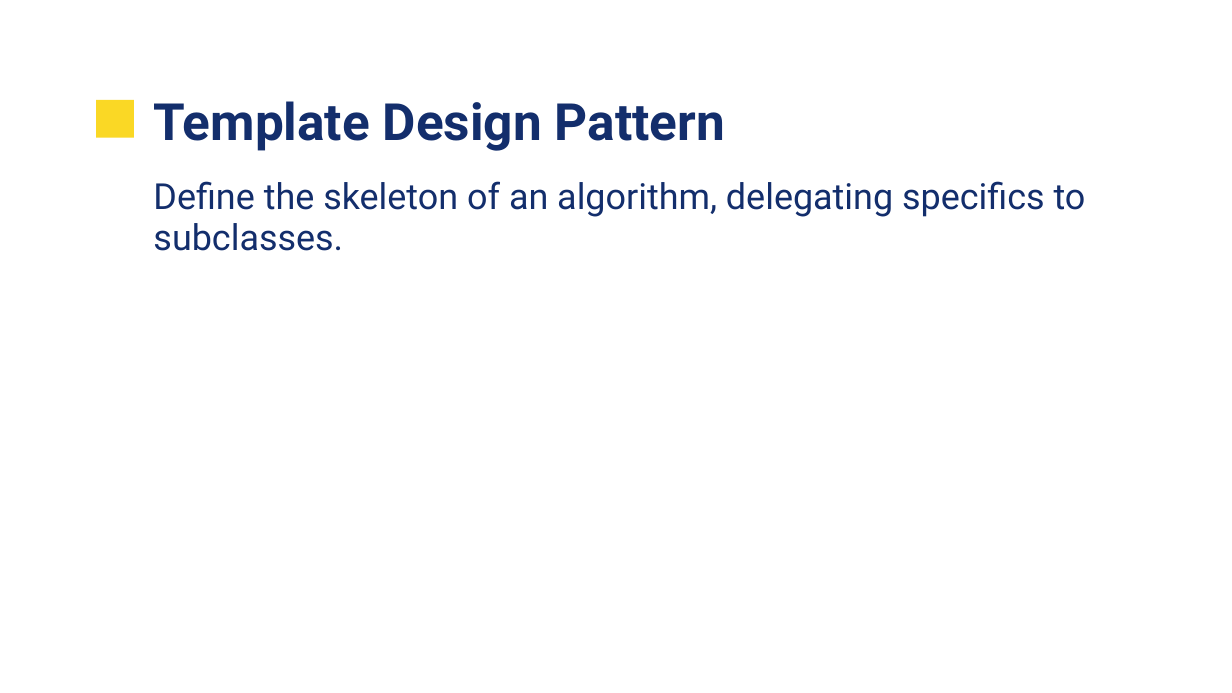
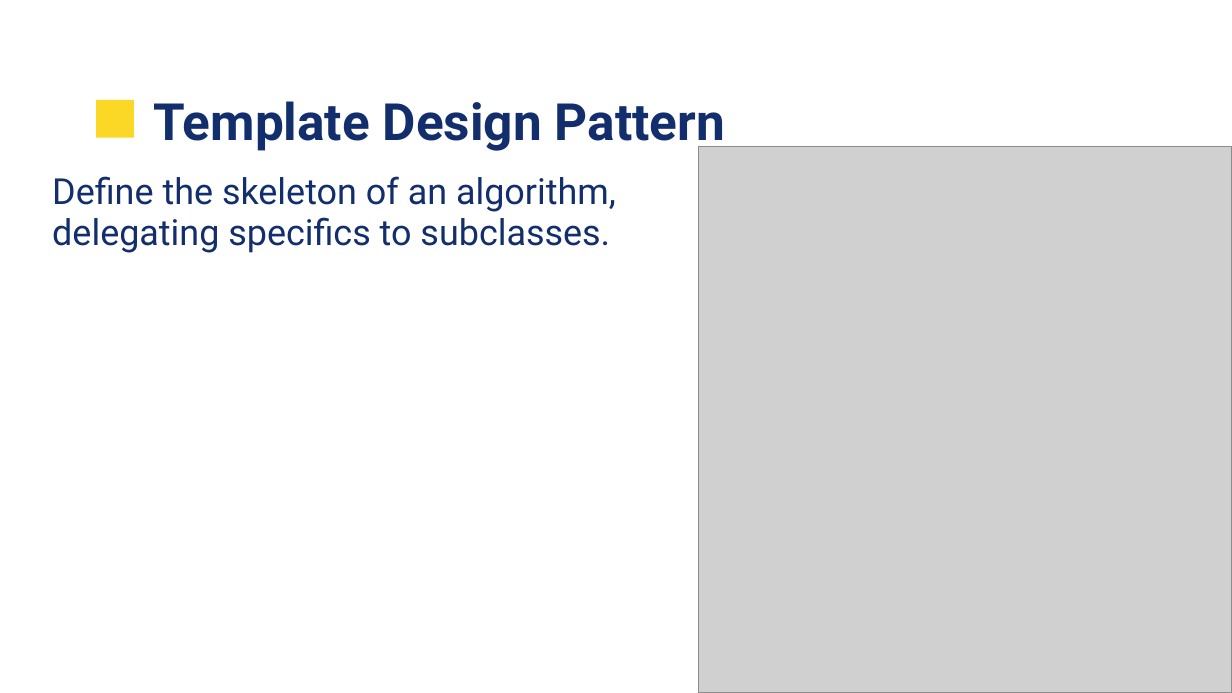
Before and after one commit to UVADS/data_engineering, a slide deck: slide 14 of sw_skills/SW_Skills_2.pptx. Drawn at 1232x693 pixels with LibreOffice and Linux fonts; fonts in the diff are those of the drawing; grey boxes stand for pictures; background and template pictures are left out. Boxes give left, top, right and bottom in pixels: in the first picture for what was removed or moved away, otherwise in the second. Text is boxed around its words. In the diff, an @@ line names an element or a change of style, - is before the commit and + after.

```diff
--- a/sw_skills/SW_Skills_2.pptx
+++ b/sw_skills/SW_Skills_2.pptx
@@ picture added at (699, 147, 1232, 692) @@
@@ text "Define the skeleton of an ..." rewrapped from (153, 181, 1086, 251) to (52, 176, 616, 253) @@
```
Also in this commit, not shown: 4 other slides changed, 2 other files.
